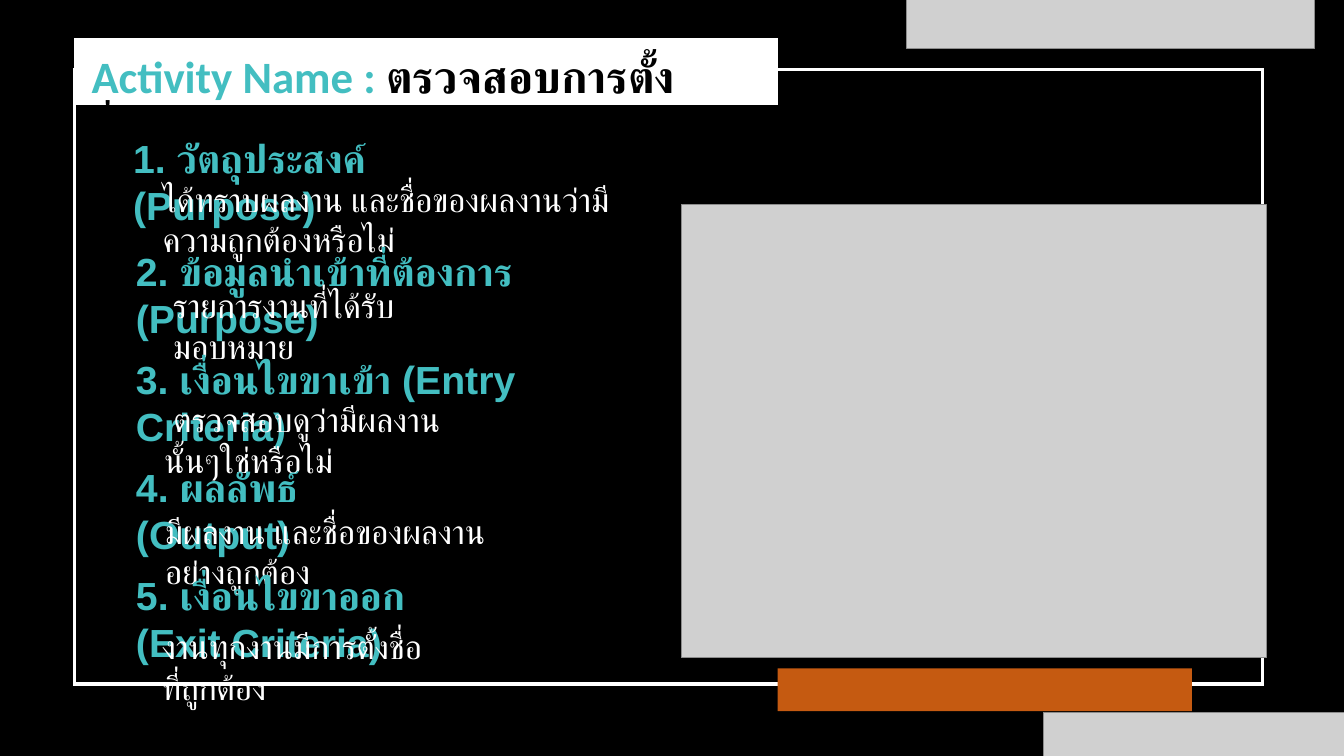
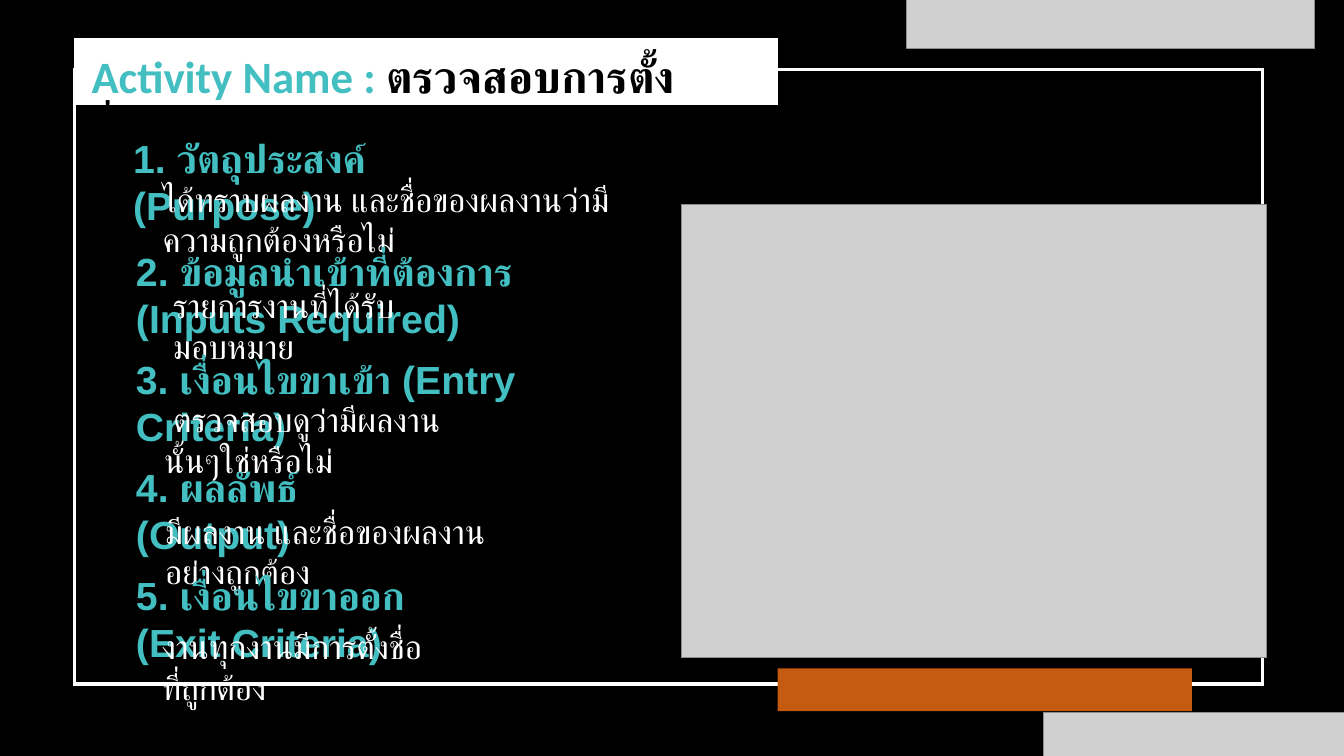
Before and after one commit to wirat0155/team4, a slide deck: slide 10 of แผนกลยุทธ์/V.1.3.1 [2021-07-17] แผนกลยุทธ์การพัฒนาซอฟต์แวร์.pptx. Drawn at 1344x756 pixels with LibreOffice and Linux fonts; fonts in the diff are those of the drawing; grey boxes stand for pictures. Boxes give left, top, right and bottom in pixels: in the first picture for what was removed or moved away, otherwise in the second. Text is boxed around its words. In the diff, an @@ line names an element or a change of style, - is before the commit and + after.

```diff
--- a/แผนกลยุทธ์/V.1.3.1 [2021-07-17] แผนกลยุทธ์การพัฒนาซอฟต์แวร์.pptx
+++ b/แผนกลยุทธ์/V.1.3.1 [2021-07-17] แผนกลยุทธ์การพัฒนาซอฟต์แวร์.pptx
@@ text at <box>136,255,513,341</box>: text changed @@
-2. ข้อมูลนำเข้าที่ต้องการ (Purpose)
+2. ข้อมูลนำเข้าที่ต้องการ (Inputs Required)
```
Also in this commit, not shown: 16 other slides changed, 3 other files.
